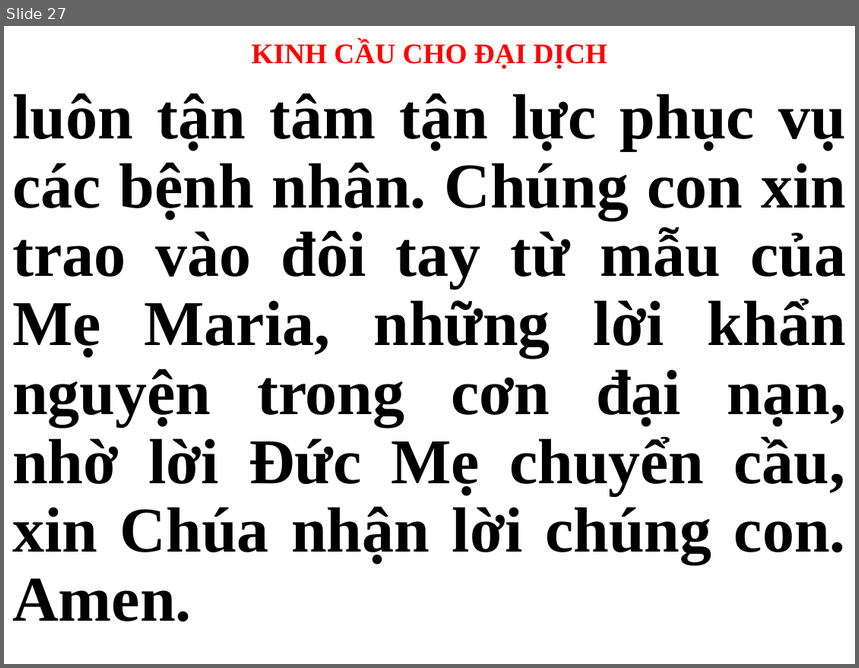
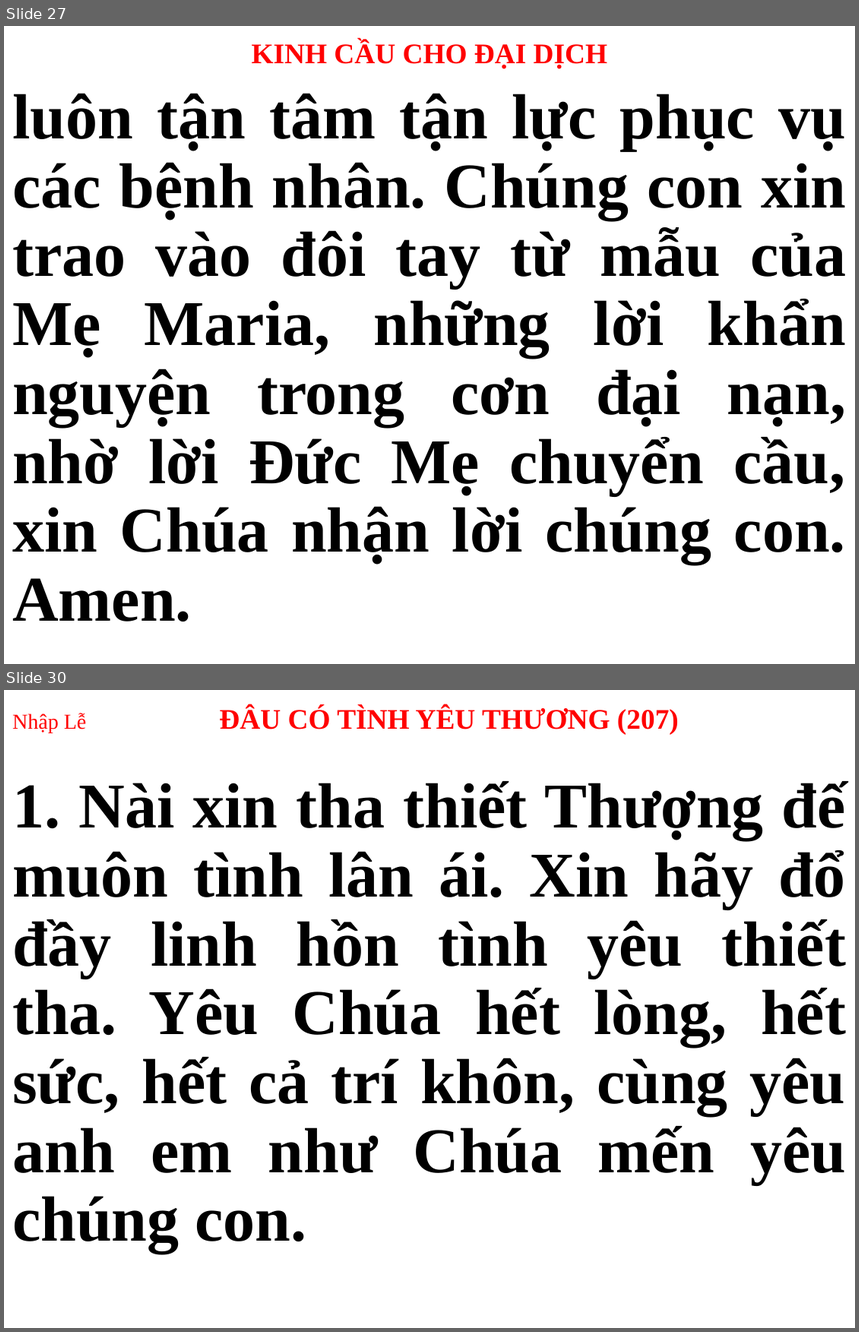
Before and after one commit to webfullstack99/usb-songs, a slide deck: CN.pptx. Shown one above the other, each under a label of ours: slide 27 before the commit, slides 27 and 30 after it; the slides between them are not shown. The pictures are 859x668 and 859x1332 pixels, drawn with LibreOffice and Linux fonts; fonts in the diff are those of the drawing. Boxes give left, top, right and bottom in pixels: in the first picture for what was removed or moved away, otherwise in the second. Text is boxed around its words. In the diff, an @@ line names an element or a change of style, - is before the commit and + after.

```diff
--- a/CN.pptx
+++ b/CN.pptx
@@ slide 30 added at [4, 690, 855, 1328], background #FFFFFF @@
@@ title added at [12, 707, 679, 734], 24 pt, text #FF0000, bold @@
+Nhập Lễ ĐÂU CÓ TÌNH YÊU THƯƠNG (207)
@@ subtitle added at [12, 781, 846, 1253], 54 pt, text #000000, bold @@
+1. Nài xin tha thiết Thượng đế muôn tình lân ái. Xin hãy đổ đầy linh hồn tình yêu thiết tha. Yêu Chúa hết lòng, hết sức, hết cả trí khôn, cùng yêu anh em như Chúa mến yêu chúng con.
```
Also in this commit, not shown: 27 other slides changed, 35 other slides added, 36 slides removed.
